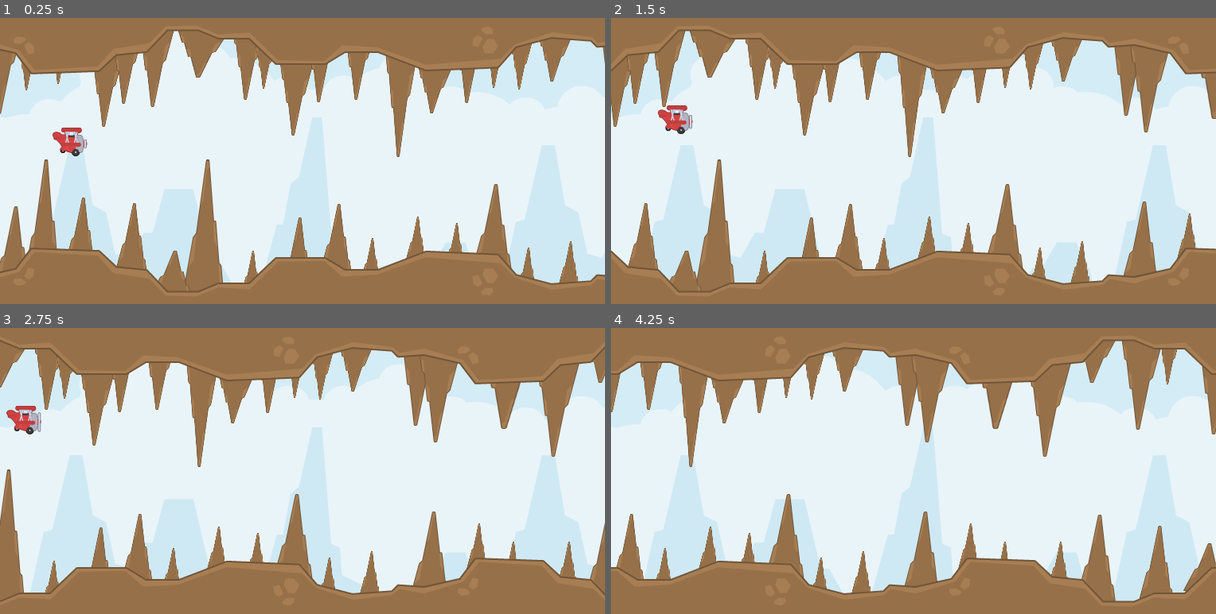
Above: before the commit, frames 1-4 (two rows, left to right).
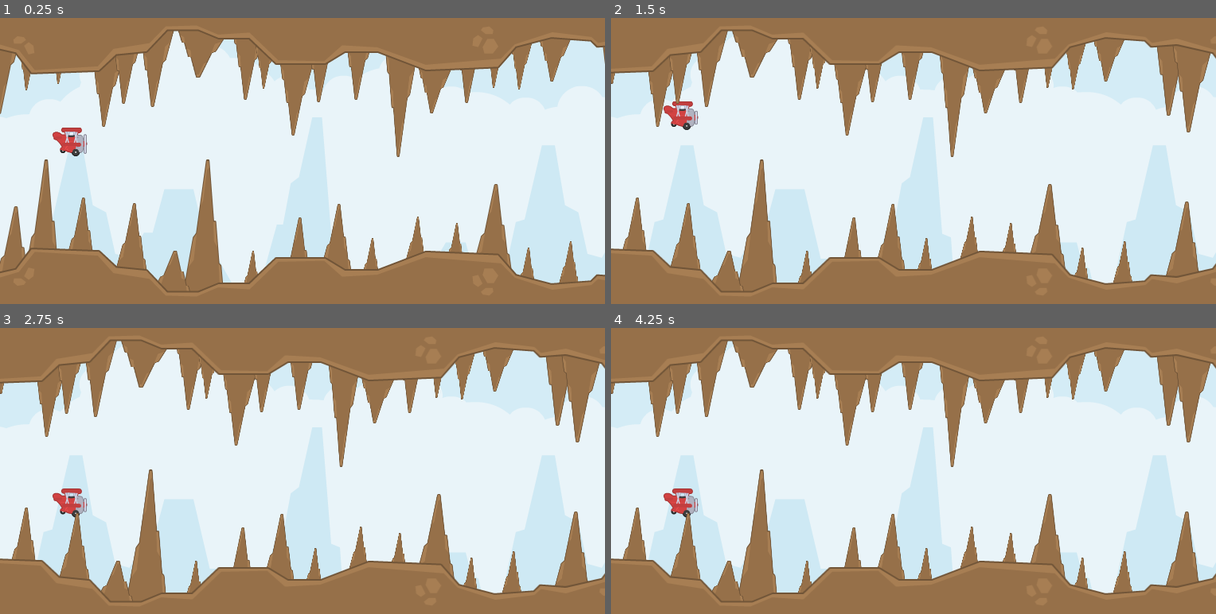
Above: after the commit, the same moments.

Repository: andersonmadeira/tecoteco
Game: Godot game, scene res://Game.tscn
Same seed, same stepped clock (60 frames per second), same inputs: the game is played once before the commit and once after it.
Inputs:
- Up to frame 1 (0.25 s): no input
- Up to frame 2 (1.5 s): tap Space (flap) at 0.6, 0.77, 1.07, 1.35 s
- Up to frame 3 (2.75 s): tap Space (flap) at 1.52, 1.82, 2.1 s
- Up to frame 4 (4.25 s): tap Space (flap) at 2.85, 3.02, 3.32, 3.6, 3.77, 4.07 s

The runs differ from the first frame. In frame 1, less than 0.1% of the frame differs, in the area x 13-15%, y 40-48%; in frame 2, 21%; in frame 3, 22%; in frame 4, 23%, in the area x 0-100%, y 4-96%.

Commit message:
Detect when the plane crashes

Diff:
--- a/Game.gd
+++ b/Game.gd
@@ -4,6 +4,8 @@
 export(int) var terrain_width
 
 var last_terrain
+
+var is_playing = true
 
 func _ready():
 	last_terrain = get_node("Terrain")
@@ -20,3 +22,17 @@
 	next_terrain.connect("spawn_point_reached", self, "_on_Terrain_spawn_point_reached")
 	add_child(next_terrain, true)
 	last_terrain = next_terrain
+
+func stop():
+	is_playing = false
+	$Player.stop()
+	get_tree().call_group("Terrain", "stop")
+
+func resume():
+	is_playing = true
+	$Player.resume()
+	get_tree().call_group("Terrain", "resume")
+
+
+func _on_Player_crashed():
+	stop()
--- a/Game.tscn
+++ b/Game.tscn
@@ -20,4 +20,5 @@
 
 [node name="Terrain" parent="." instance=ExtResource( 3 )]
 
+[connection signal="crashed" from="Player" to="." method="_on_Player_crashed"]
 [connection signal="spawn_point_reached" from="Terrain" to="." method="_on_Terrain_spawn_point_reached"]
--- a/Player.gd
+++ b/Player.gd
@@ -1,21 +1,46 @@
 extends KinematicBody2D
+
+signal crashed
 
 const UP = Vector2(0, -1)
 const FLAP = 400
 const MAX_FALL_SPEED = 200
 const GRAVITY = 10
 
-var motion = Vector2()
+var velocity = Vector2()
+var playing = true
 
 func _ready():
+	resume()
 	pass
 
 func _physics_process(delta):
-	motion.y += GRAVITY
-	if motion.y > MAX_FALL_SPEED:
-		motion.y = MAX_FALL_SPEED
+	velocity.y += GRAVITY
+	if velocity.y > MAX_FALL_SPEED:
+		velocity.y = MAX_FALL_SPEED
 
-	if Input.is_action_just_pressed("flap"):
-		motion.y -= FLAP
+	if playing and Input.is_action_just_pressed("flap"):
+		velocity.y -= FLAP
 
-	motion = move_and_slide(motion, UP)
+	var collision = move_and_collide(velocity * delta)
+
+	if collision:
+		emit_signal("crashed")
+		stop()
+
+
+func stop():
+	playing = false
+	$AnimatedSprite.playing = false
+
+func resume():
+	playing = true
+	$AnimatedSprite.playing = true
+
+#	velocity = move_and_slide(velocity, Vector2.UP)
+#
+#	for i in get_slide_count():
+#		var collision = get_slide_collision(i)
+#		print("I collided with ", collision.collider.name)
+#		crashed = true
+#		$AnimatedSprite.playing = false
--- a/Player.tscn
+++ b/Player.tscn
@@ -17,8 +17,9 @@
 radius = 31.0
 
 [node name="Player" type="KinematicBody2D"]
-position = Vector2( 113, 66 )
+position = Vector2( 385, 172 )
 scale = Vector2( 0.75, 0.75 )
+collision_mask = 2
 script = ExtResource( 1 )
 __meta__ = {
 "_edit_group_": true
@@ -26,9 +27,8 @@
 
 [node name="AnimatedSprite" type="AnimatedSprite" parent="."]
 frames = SubResource( 2 )
-frame = 1
+frame = 2
 speed_scale = 8.0
-playing = true
 
 [node name="CollisionShape2D" type="CollisionShape2D" parent="."]
 position = Vector2( 4, -2 )
--- a/Rock.tscn
+++ b/Rock.tscn
@@ -2,8 +2,10 @@
 
 [ext_resource path="res://assets/rock.png" type="Texture" id=1]
 
-[node name="Rock" type="StaticBody2D"]
+[node name="Rock" type="StaticBody2D" groups=["Obstacles"]]
+position = Vector2( 413, 157 )
 rotation = 3.14159
+collision_layer = 2
 __meta__ = {
 "_edit_group_": true
 }
--- a/Terrain.gd
+++ b/Terrain.gd
@@ -2,7 +2,12 @@
 
 signal spawn_point_reached
 
+var is_playing = true
+
 func _physics_process(delta):
+	if not is_playing:
+		return
+
 	if position.x <= -1616:
 		print("Removing ground...")
 		queue_free()
@@ -12,3 +17,9 @@
 func _on_SpawnPoint_body_entered(body):
 	if body.is_in_group("Player"):
 		emit_signal("spawn_point_reached")
+
+func stop():
+	is_playing = false
+
+func resume():
+	is_playing = true
--- a/Terrain.tscn
+++ b/Terrain.tscn
@@ -7,7 +7,7 @@
 [sub_resource type="RectangleShape2D" id=1]
 extents = Vector2( 5, 137 )
 
-[node name="Terrain" type="Node2D"]
+[node name="Terrain" type="Node2D" groups=["Terrain"]]
 script = ExtResource( 5 )
 
 [node name="SpawnPoint" type="Area2D" parent="."]
@@ -20,9 +20,10 @@
 position = Vector2( 0, 14 )
 shape = SubResource( 1 )
 
-[node name="Ceiling" type="StaticBody2D" parent="."]
+[node name="Ceiling" type="StaticBody2D" parent="." groups=["Obstacles"]]
 position = Vector2( 0, 54 )
 z_index = 1
+collision_layer = 2
 __meta__ = {
 "_edit_group_": true
 }
@@ -46,9 +47,10 @@
 rotation = -0.000168064
 polygon = PoolVector2Array( 0.00352935, -21, 45.0017, -9.99244, 63.9975, 15.0108, 148.998, 12.025, 171.001, -7.97126, 2 …(665 unchanged characters)…
 
-[node name="Ground" type="StaticBody2D" parent="."]
+[node name="Ground" type="StaticBody2D" parent="." groups=["Obstacles"]]
 position = Vector2( 0, 360 )
 z_index = 1
+collision_layer = 4
 __meta__ = {
 "_edit_group_": true
 }
